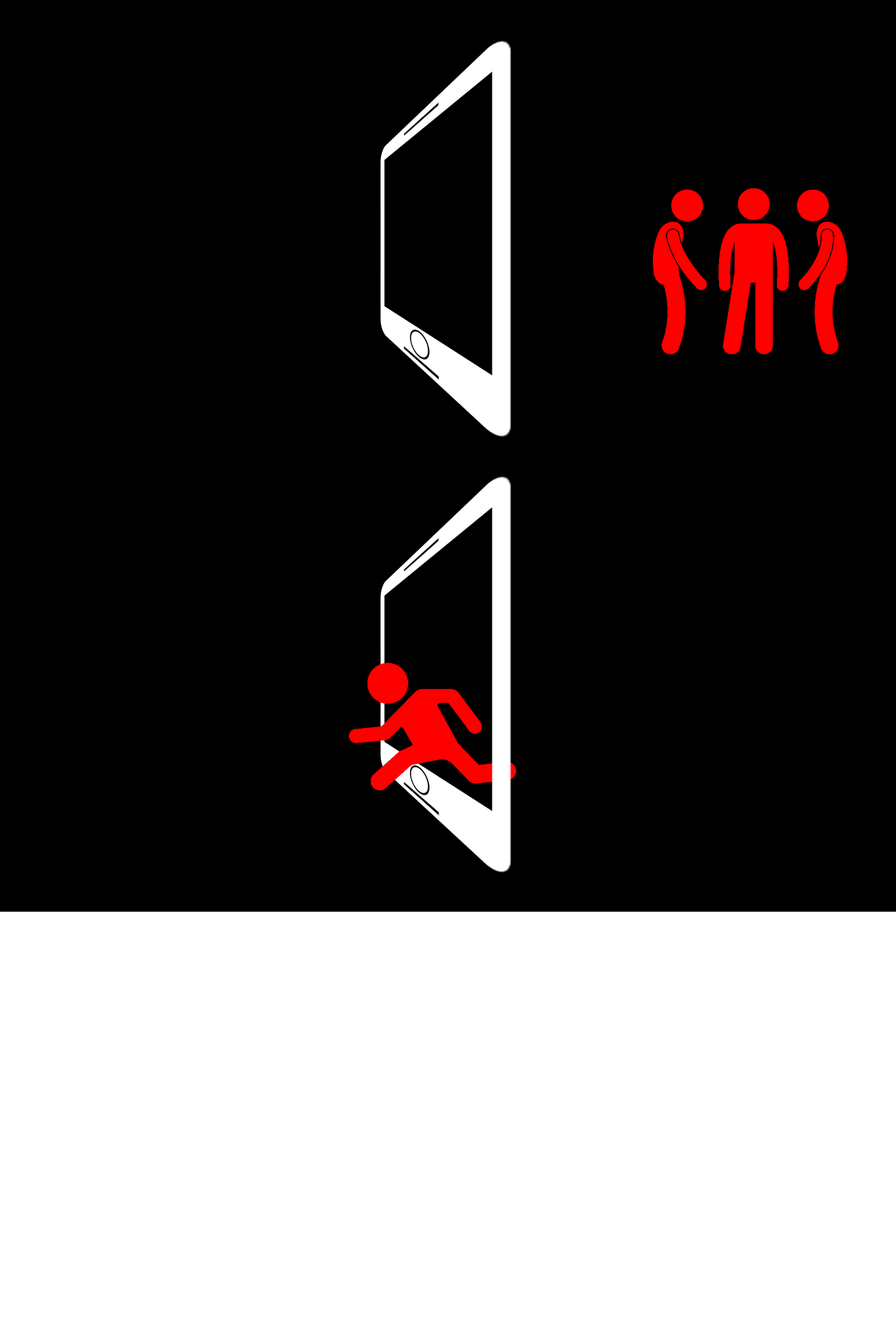
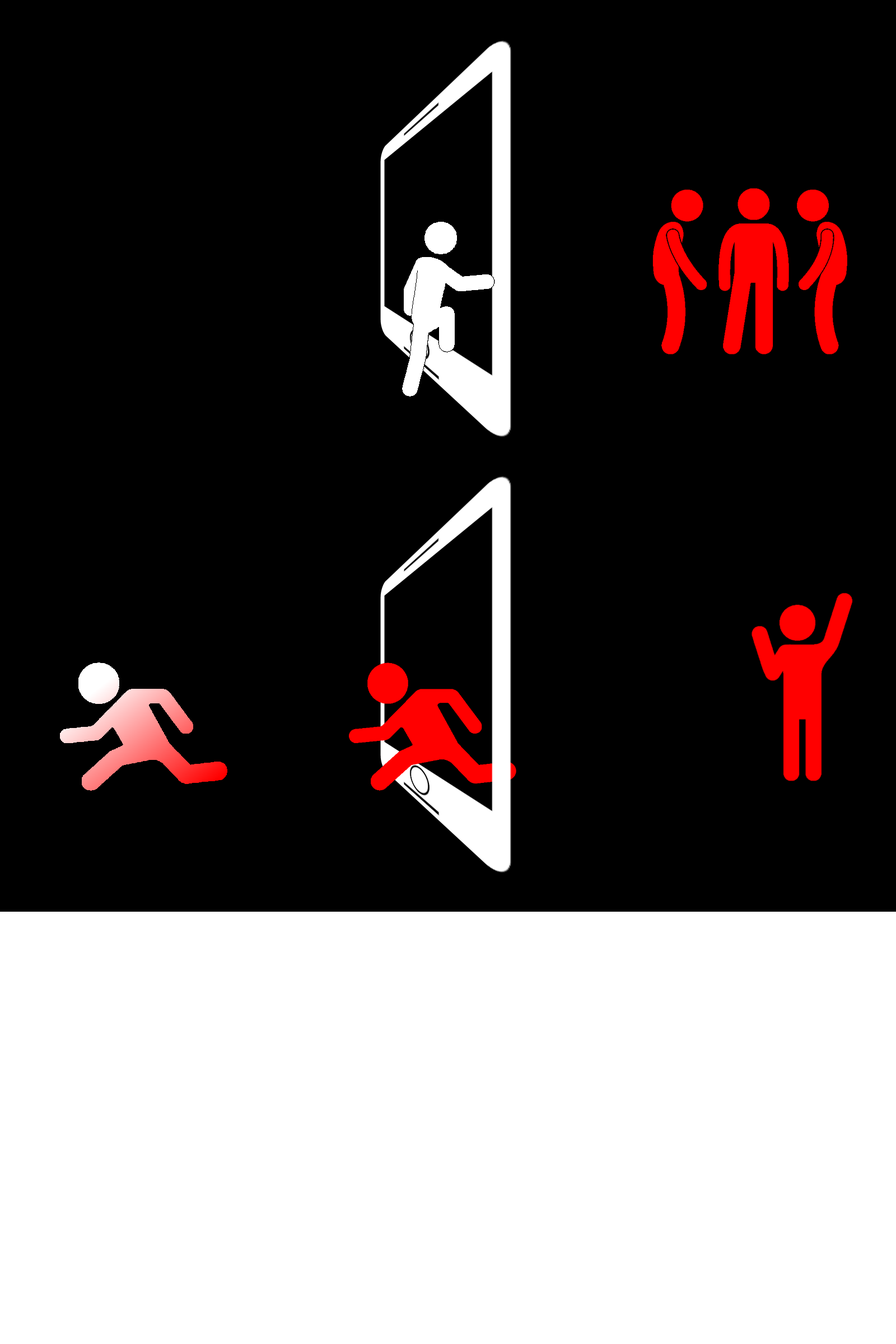
Two versions of the same layered image (896×1344). Layer-by-layer changes:
painted on "Phones Front" over (428, 275, 495, 353)
added layer "Body" above "People" over (411, 256, 467, 331)
painted on "People" over (59, 221, 853, 791)
painted on "Phones Back" over (409, 324, 455, 397)
